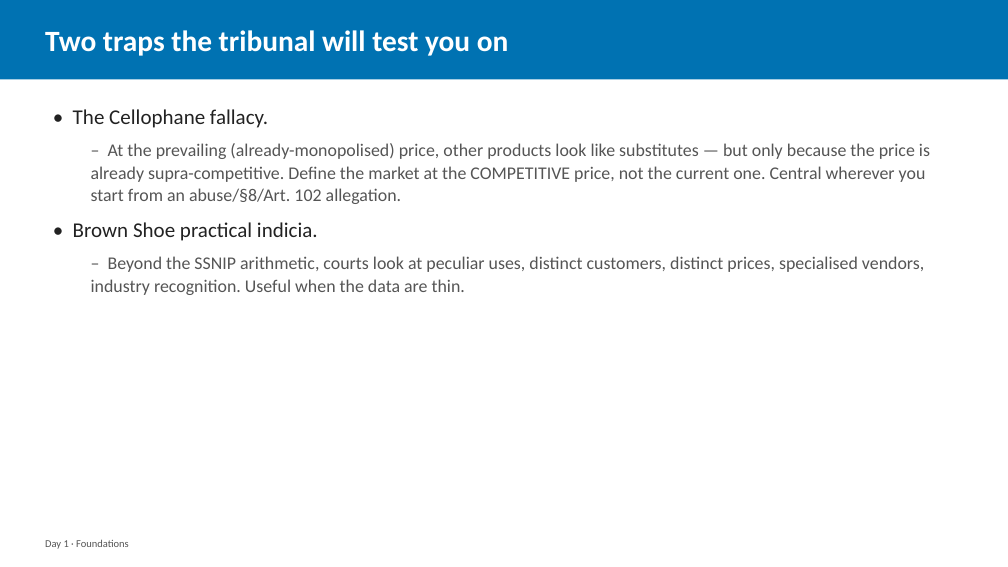
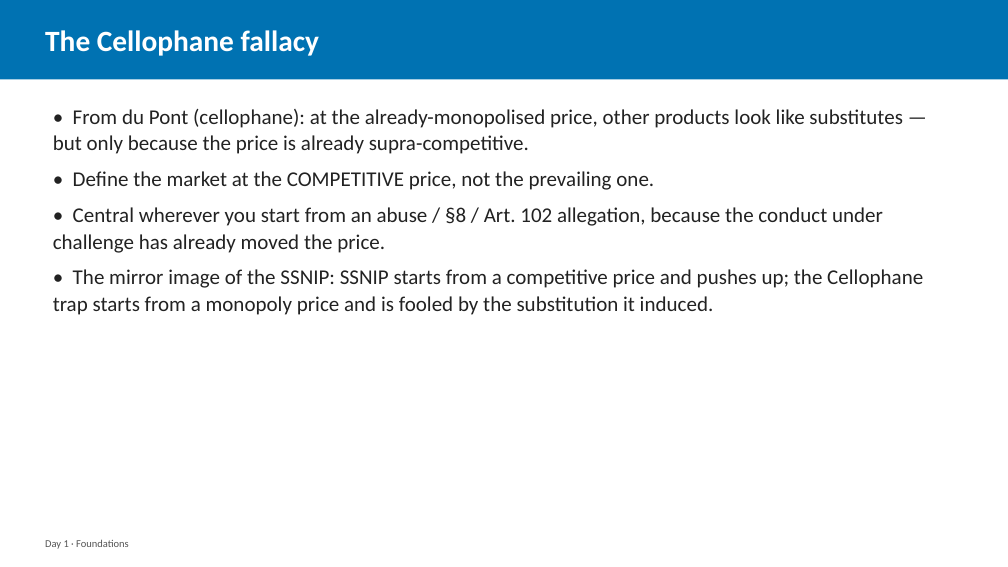
Before and after one commit to laurencehw/antitrust-methods, a slide deck: slide 31 of teaching/slides/day1_foundations.pptx (slide 16 before the commit). Drawn at 1008x567 pixels with LibreOffice and Linux fonts; fonts in the diff are those of the drawing. Boxes give left, top, right and bottom in pixels: in the first picture for what was removed or moved away, otherwise in the second. Text is boxed around its words. In the diff, an @@ line names an element or a change of style, - is before the commit and + after.

```diff
--- a/teaching/slides/day1_foundations.pptx
+++ b/teaching/slides/day1_foundations.pptx
@@ text at box(45, 30, 319, 56): text changed @@
-Two traps the tribunal will test you on
+The Cellophane fallacy
@@ text at box(53, 109, 923, 315): text changed; size 17 to 20 pt; text colour #555555 to #222222 @@
-• The Cellophane fallacy.
-  – At the prevailing (already-monopolised) price, other products look like substitutes — but only because the price is already supra-competitive. Define the market at the COMPETITIVE price, not the current one. Central wherever you start from an abuse/§8/Art. 102 allegation.
-• Brown Shoe practical indicia.
-  – Beyond the SSNIP arithmetic, courts look at peculiar uses, distinct customers, distinct prices, specialised vendors, industry recognition. Useful when the data are thin.
+• From du Pont (cellophane): at the already-monopolised price, other products look like substitutes — but only because the price is already supra-competitive.
+• Define the market at the COMPETITIVE price, not the prevailing one.
+• Central wherever you start from an abuse / §8 / Art. 102 allegation, because the conduct under challenge has already moved the price.
+• The mirror image of the SSNIP: SSNIP starts from a competitive price and pushes up; the Cellophane trap starts from a monopoly price and is fooled by the substitution it induced.
```
Also in this commit, not shown: 18 other slides changed, 28 slides added, 2 other files.
